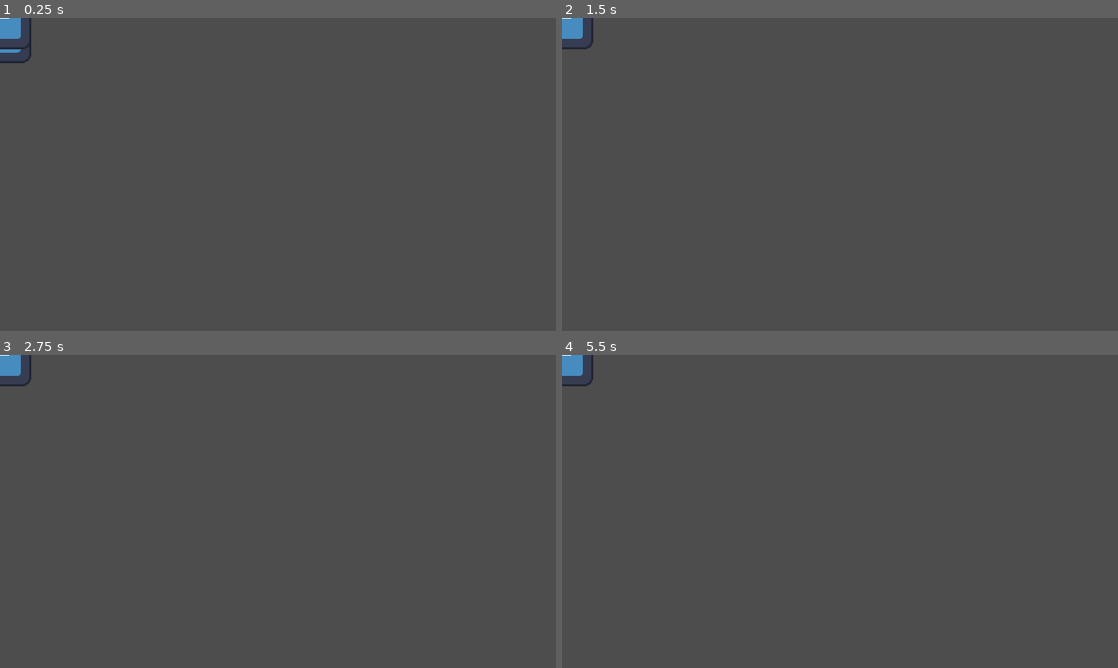
Above: before the commit, frames 1-4 (two rows, left to right).
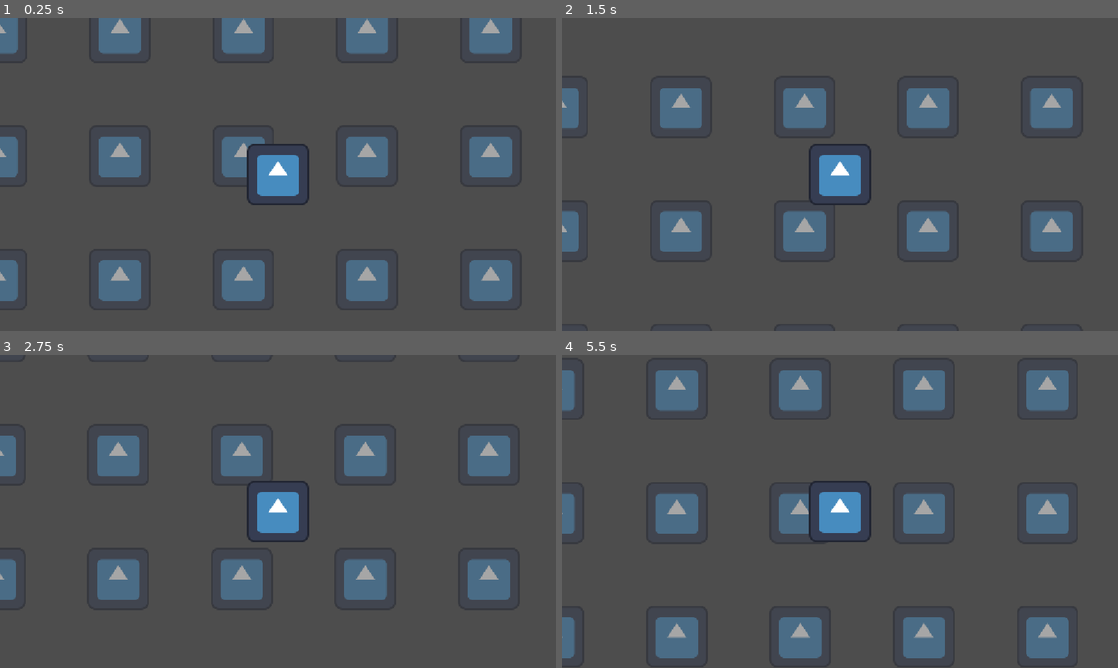
Above: after the commit, the same moments.

Repository: hahaeuou/game
Game: Godot game, scene res://main.tscn
Same seed, same stepped clock (60 frames per second), same inputs: the game is played once before the commit and once after it. The engine's default icon, where the game draws it, is replaced by a stand-in: a white triangle on a blue panel in a dark square.
Inputs:
- Up to frame 1 (0.25 s): no input
- Up to frame 2 (1.5 s): hold Right (right arrow) 0.53-1.28 s; hold Left (left arrow) from 1.28 s (still down)
- Up to frame 3 (2.75 s): release Left (left arrow) at 2.03 s; hold Right (right arrow) from 2.03 s (still down)
- Up to frame 4 (5.5 s): release Right (right arrow) at 3.53 s; hold Left (left arrow) from 3.53 s (still down)

The runs differ from the first frame. In frame 1, 14% of the frame differs, in the area x 0-93%, y 0-91%; in frame 2, 10%; in frame 3, 10%; in frame 4, 14%, in the area x 0-92%, y 0-97%.

Commit message:
placeholder background

Diff:
--- a/main.tscn
+++ b/main.tscn
@@ -5,10 +5,16 @@
 
 [node name="Node2D" type="Node2D" unique_id=549614031]
 
+[node name="Parallax2D" type="Parallax2D" parent="." unique_id=262473113]
+scroll_scale = Vector2(0.1, 0.1)
+scroll_offset = Vector2(1215, 0)
+repeat_size = Vector2(256, 256)
+repeat_times = 12
+
+[node name="Sprite2D" type="Sprite2D" parent="Parallax2D" unique_id=666559568]
+modulate = Color(1, 1, 1, 0.49803922)
+texture = ExtResource("2_0xm2m")
+
 [node name="Player" parent="." unique_id=1254977242 instance=ExtResource("1_ig7tw")]
 
-[node name="Parallax2D" type="Parallax2D" parent="." unique_id=262473113]
-scroll_scale = Vector2(0.2, 0.2)
-
-[node name="Sprite2D" type="Sprite2D" parent="Parallax2D" unique_id=666559568]
-texture = ExtResource("2_0xm2m")
+[node name="Camera2D" type="Camera2D" parent="Player" unique_id=1169969025]
--- a/player.gd
+++ b/player.gd
@@ -1,5 +1,6 @@
 extends RigidBody2D
 
+var force_mult = 50
 
 # Called when the node enters the scene tree for the first time.
 func _ready() -> void:
@@ -9,6 +10,6 @@
 # Called every frame. 'delta' is the elapsed time since the previous frame.
 func _process(delta: float) -> void:
 	if Input.is_action_pressed("left arrow"):
-		apply_central_force(Vector2.LEFT)
+		apply_central_force(Vector2.LEFT * force_mult)
 	if Input.is_action_pressed("right arrow"):
-		apply_central_force(Vector2.RIGHT)
+		apply_central_force(Vector2.RIGHT * force_mult)
